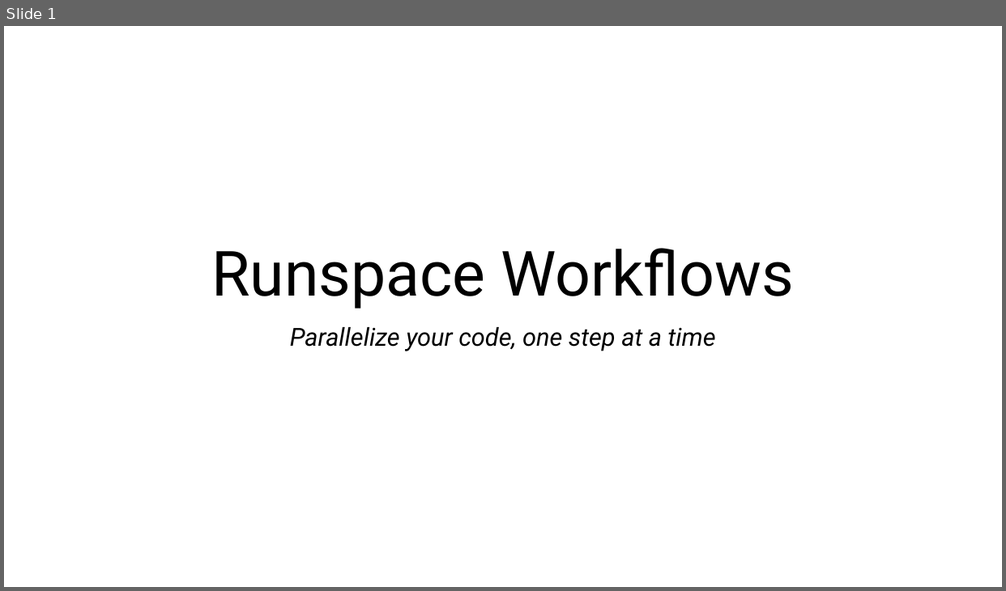
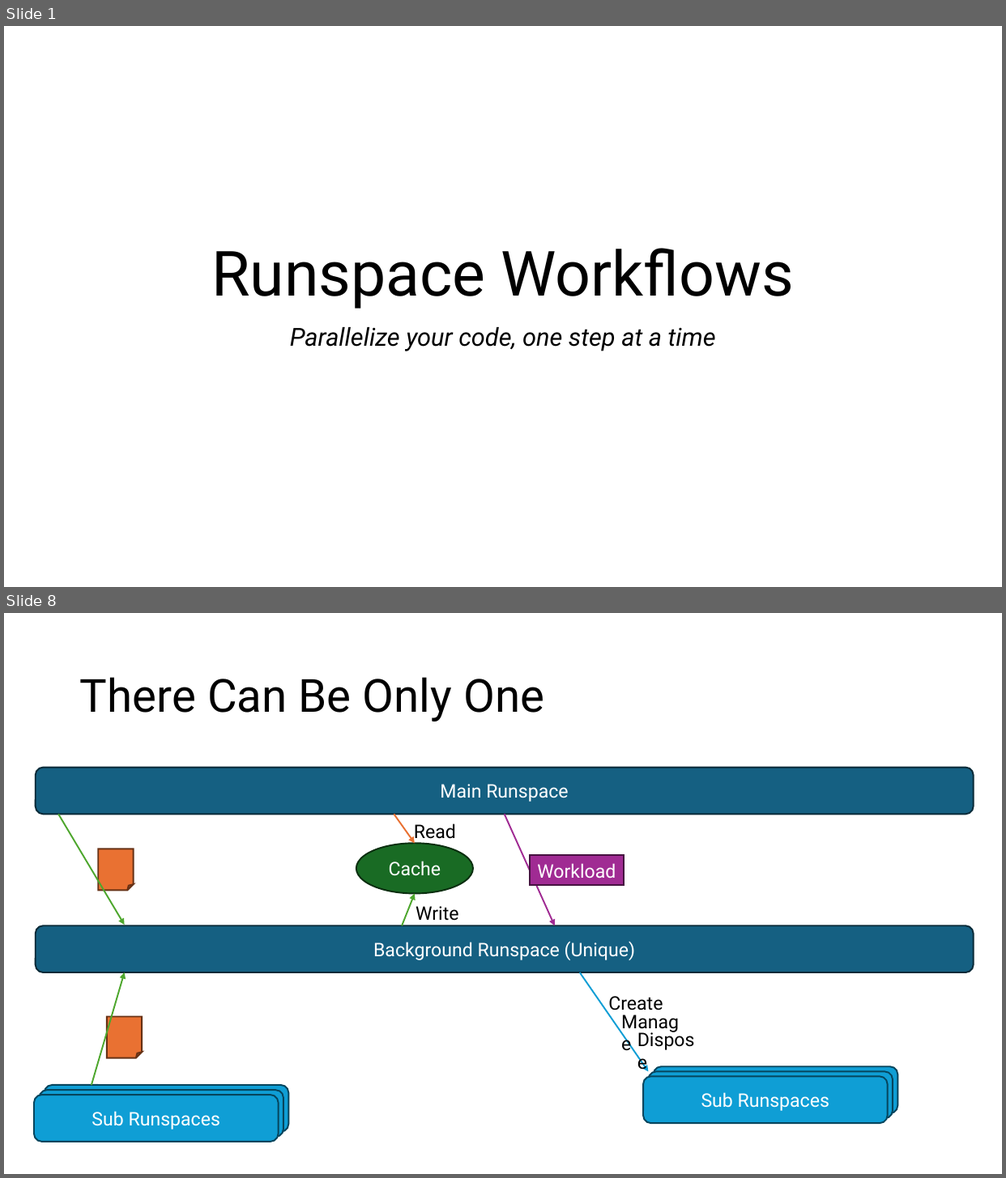
Before and after one commit to FriedrichWeinmann/P2024-PSSummit-RunspaceWorkflows, a slide deck: Slides/P2024-PSSummit-RunspaceWorkflows.pptx. Shown one above the other, each under a label of ours: slide 1 before the commit, slides 1 and 8 after it; the slides between them are not shown. The pictures are 1006x591 and 1006x1178 pixels, drawn with LibreOffice and Linux fonts; fonts in the diff are those of the drawing. Boxes give left, top, right and bottom in pixels: in the first picture for what was removed or moved away, otherwise in the second. Text is boxed around its words. In the diff, an @@ line names an element or a change of style, - is before the commit and + after.

```diff
--- a/Slides/P2024-PSSummit-RunspaceWorkflows.pptx
+++ b/Slides/P2024-PSSummit-RunspaceWorkflows.pptx
@@ slide 8 added at box(4, 613, 1002, 1174), background #FFFFFF @@
@@ title added at box(80, 677, 544, 722), 44 pt, text #000000 @@
+There Can Be Only One
@@ rounded rectangle added at box(36, 767, 974, 814), fill #156082, outline #092A39 1.5 pt, 18 pt, text #FFFFFF @@
+Main Runspace
@@ arrow added from (58, 815) to (125, 925), #4EA72E 1.5 pt @@
@@ arrow added from (394, 815) to (415, 844), #E97132 1.5 pt @@
@@ text added at box(414, 824, 456, 842), 18 pt, text #000000 @@
+Read
@@ arrow added from (505, 815) to (555, 926), #A02B93 1.5 pt @@
@@ folded corner added at box(98, 849, 134, 890), fill #E97132, outline #663216 1.5 pt @@
@@ ellipse added at box(356, 844, 473, 894), fill #196B24, outline #0B2F10 1.5 pt, 18 pt, text #FFFFFF @@
+Cache
@@ rectangle added at box(530, 855, 624, 885), fill #A02B93, outline #461340 1.5 pt, 18 pt, text #FFFFFF @@
+Workload
@@ arrow added from (402, 926) to (415, 894), #4EA72E 1.5 pt @@
@@ rounded rectangle added at box(36, 926, 974, 973), fill #156082, outline #092A39 1.5 pt, 18 pt, text #FFFFFF @@
+Background Runspace (Unique)
@@ text added at box(415, 906, 458, 921), 18 pt, text #000000 @@
+Write
@@ arrow added from (91, 1085) to (125, 973), #4EA72E 1.5 pt @@
@@ arrow added from (580, 973) to (649, 1072), #0F9ED5 1.5 pt @@
@@ text added at box(608, 996, 663, 1015), 18 pt, text #000000 @@
+Create
@@ folded corner added at box(107, 1017, 142, 1059), fill #E97132, outline #663216 1.5 pt @@
@@ text added at box(614, 1006, 693, 1036), 18 pt, text #000000 @@
+Manage
@@ text added at box(630, 1024, 711, 1054), 18 pt, text #000000 @@
+Dispose
@@ rounded rectangle added at box(649, 1072, 893, 1118), fill #0F9ED5, outline #07455D 1.5 pt @@
@@ rounded rectangle added at box(654, 1067, 898, 1113), fill #0F9ED5, outline #07455D 1.5 pt @@
@@ rounded rectangle added at box(34, 1095, 278, 1142), fill #0F9ED5, outline #07455D 1.5 pt, 18 pt, text #FFFFFF @@
+Sub Runspaces
@@ rounded rectangle added at box(39, 1091, 283, 1137), fill #0F9ED5, outline #07455D 1.5 pt @@
@@ rounded rectangle added at box(44, 1085, 288, 1131), fill #0F9ED5, outline #07455D 1.5 pt @@
@@ rounded rectangle added at box(643, 1076, 888, 1122), fill #0F9ED5, outline #07455D 1.5 pt, 18 pt, text #FFFFFF @@
+Sub Runspaces
```
Also in this commit, not shown: 2 slides changed, 5 other slides added, 7 other files.
